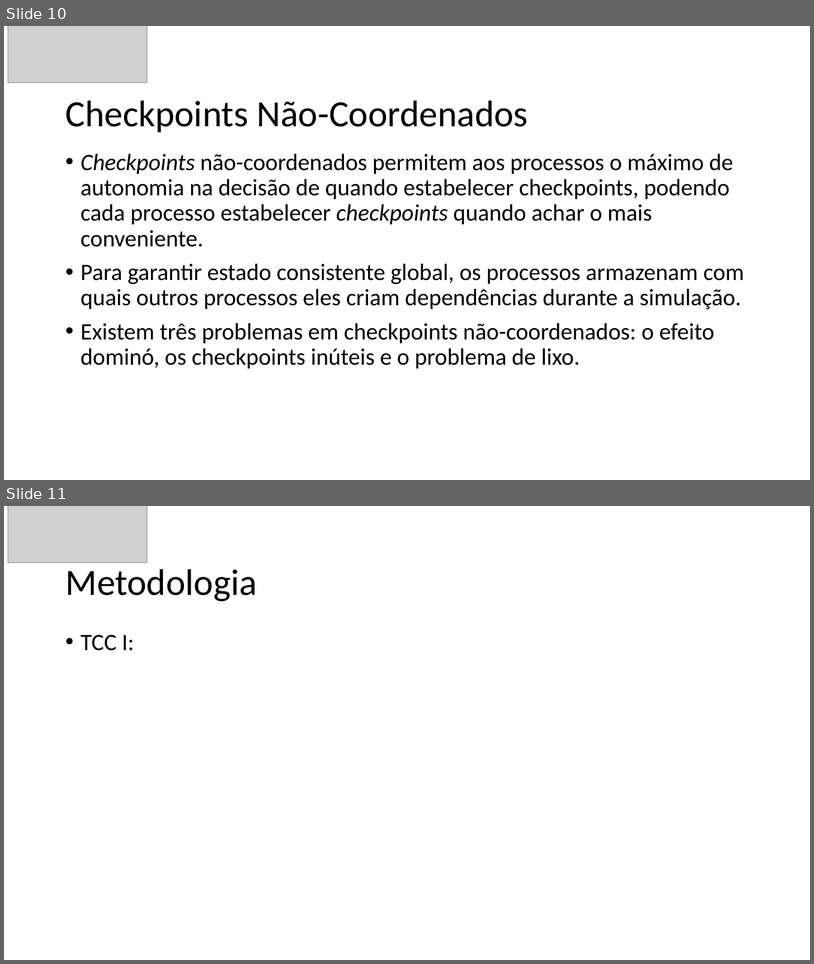
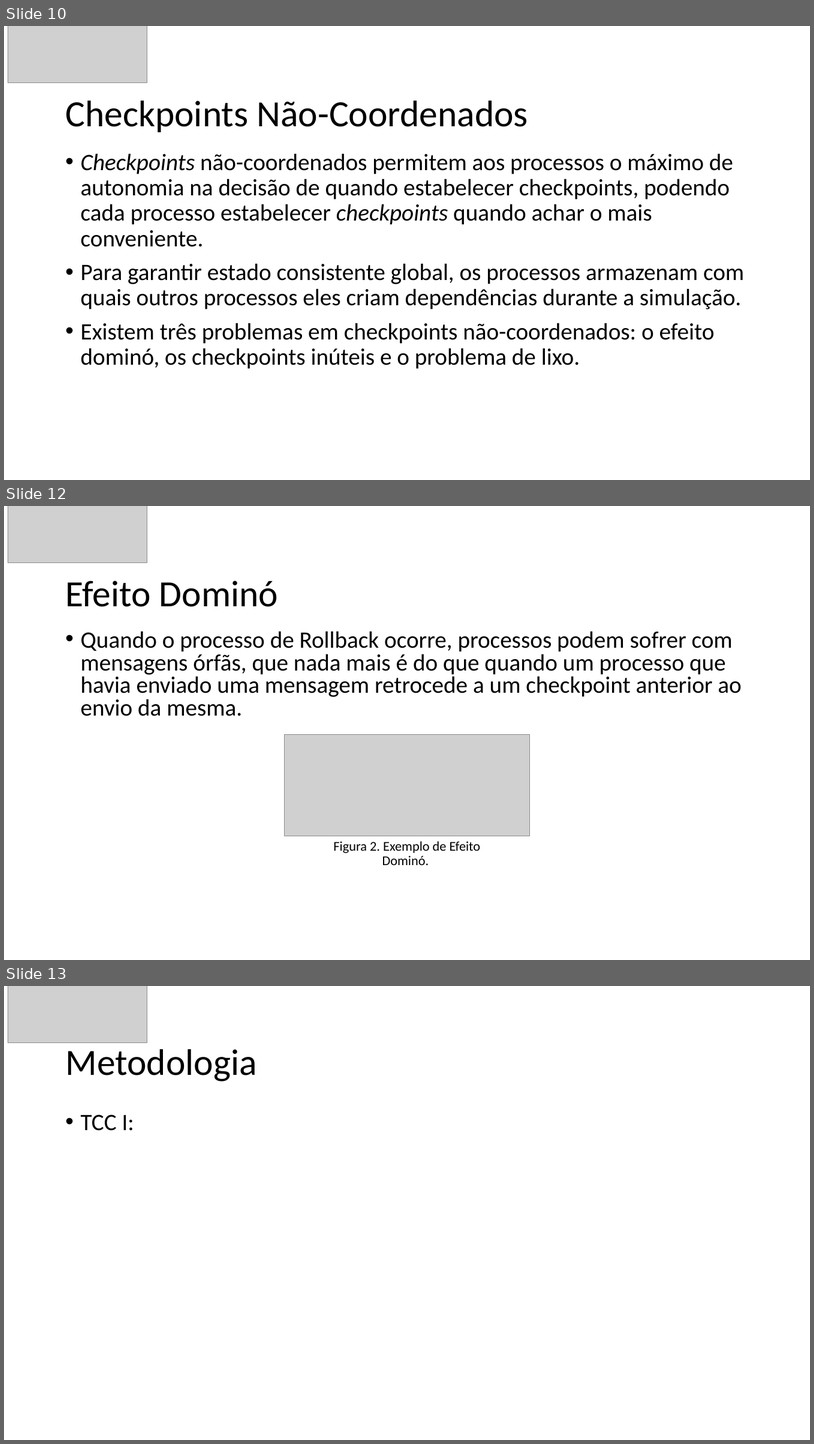
Before and after one commit to GuilhermeBizzani/TCC, a slide deck: Primeira apresentacao.pptx. Shown one above the other, each under a label of ours: slides 10 and 11 before the commit, slides 10, 12 and 13 after it; the slides between them are not shown. The pictures are 814x964 and 814x1444 pixels, drawn with LibreOffice and Linux fonts; fonts in the diff are those of the drawing; grey boxes stand for pictures. Boxes give left, top, right and bottom in pixels: in the first picture for what was removed or moved away, otherwise in the second. Text is boxed around its words. In the diff, an @@ line names an element or a change of style, - is before the commit and + after.

```diff
--- a/Primeira apresentacao.pptx
+++ b/Primeira apresentacao.pptx
@@ slide 12 added at bbox=[4, 506, 810, 960], background #FFFFFF @@
@@ picture added at bbox=[8, 506, 147, 563] @@
@@ title added at bbox=[65, 580, 278, 607], 44 pt, text #000000 @@
+Efeito Dominó
@@ text added at bbox=[81, 631, 741, 716], 28 pt, text #000000 @@
+• Quando o processo de Rollback ocorre, processos podem sofrer com mensagens órfãs, que nada mais é do que quando um processo que havia enviado uma mensagem retrocede a um checkpoint anterior ao envio da mesma.
@@ picture added at bbox=[285, 735, 530, 837] @@
@@ text added at bbox=[333, 841, 481, 865], 16 pt, text #000000 @@
+Figura 2. Exemplo de Efeito Dominó.
@@ what was slide 11 is now slide 13 @@
```
Also in this commit, not shown: 2 other slides added.
